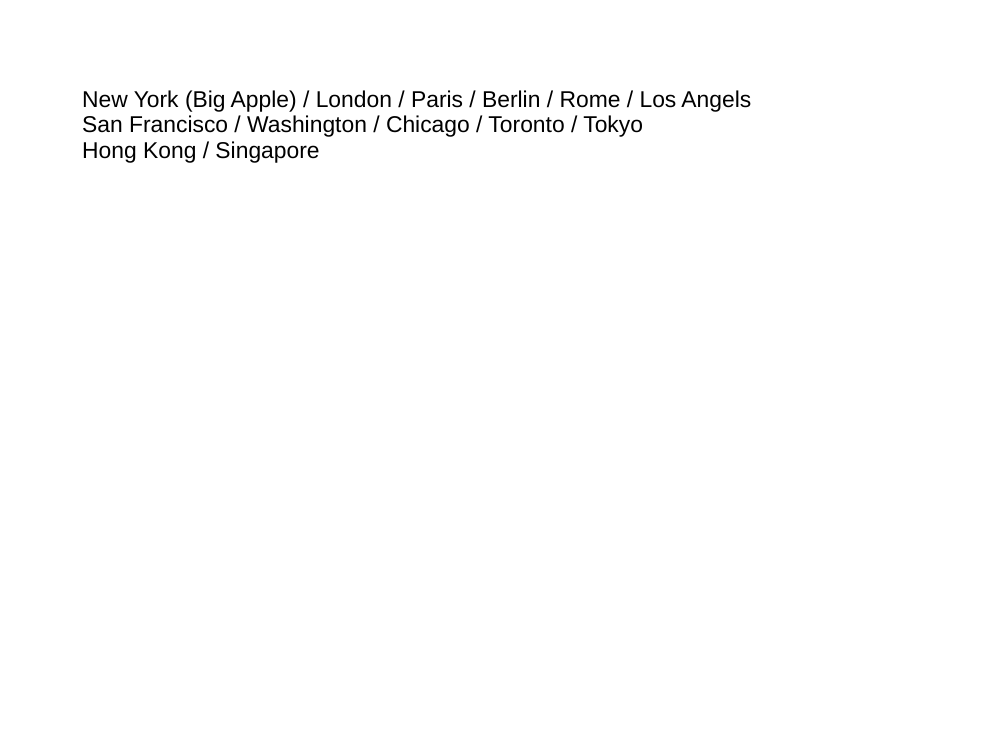
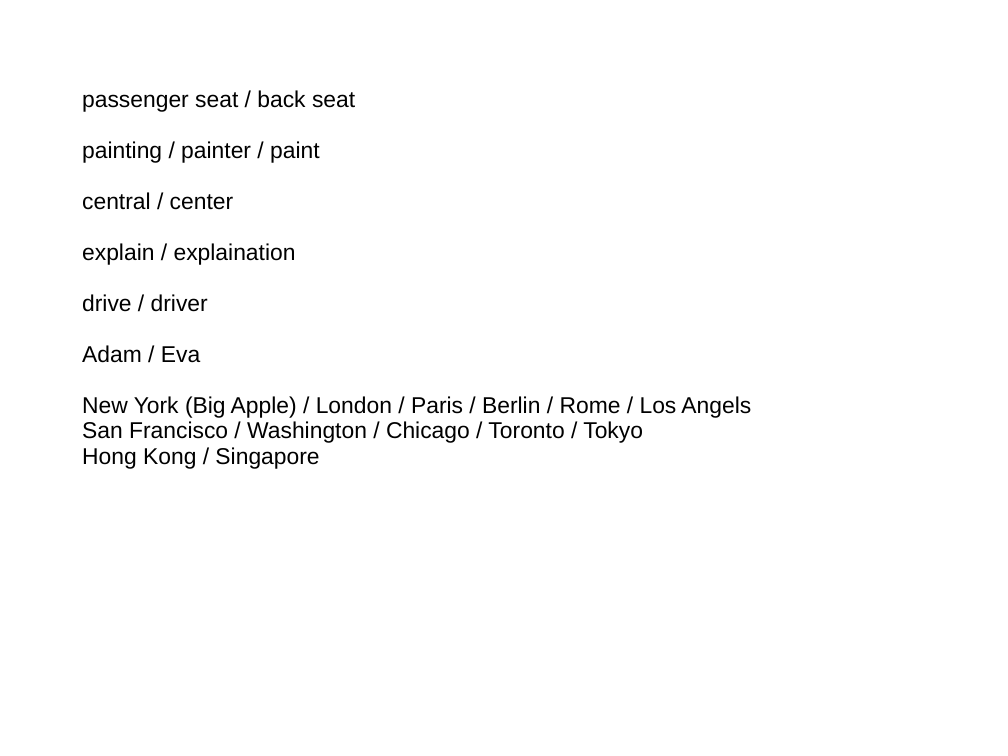
Before and after one commit to ericzhang/english-math, a slide deck: slide 2 of english/grade-7-下/7下英语人教版-unit-5-words.ppt. Drawn at 1008x756 pixels with LibreOffice and Linux fonts; fonts in the diff are those of the drawing. Boxes give left, top, right and bottom in pixels: in the first picture for what was removed or moved away, otherwise in the second. Text is boxed around its words. In the diff, an @@ line names an element or a change of style, - is before the commit and + after.

```diff
--- a/english/grade-7-下/7下英语人教版-unit-5-words.ppt
+++ b/english/grade-7-下/7下英语人教版-unit-5-words.ppt
@@ text at box(82, 90, 355, 363): paragraphs added @@
+passenger seat / back seat
+painting / painter / paint
+central / center
+explain / explaination
+drive / driver
+Adam / Eva
```
Also in this commit, not shown: 1 other slide changed, 2 other files.
